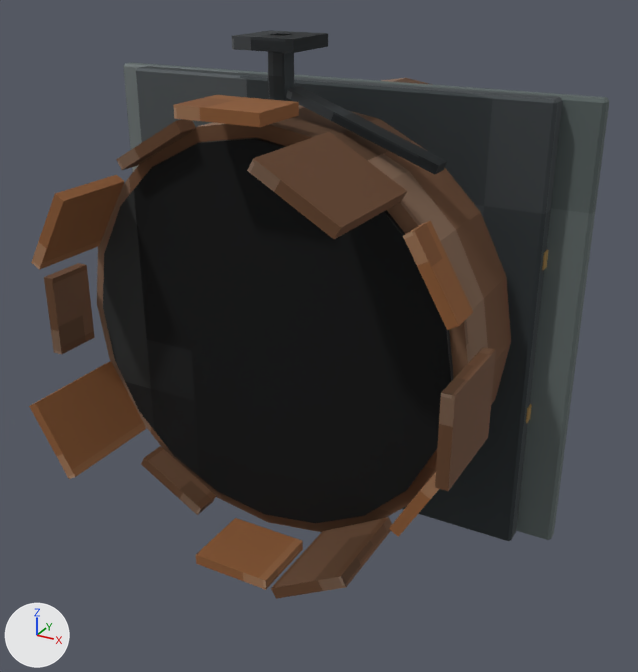
Two versions of the Blender file art/props-3d/props/sewer/source/sewer_outflow_pipe_broken.blend, one commit apart.
Both versions are drawn from a 50 mm camera at (1.51, -1.4, 3.45) aimed at (0.03, 1.29, 2.1). The axes (+X, +Y, +Z) are drawn at lower left. The lights are the same throughout. The picture after the commit comes second.

Names of what the first picture shows: 'Bore', 'SnappedStrap', 'Stub', 'Tooth00', 'Tooth01', 'Tooth02', 'Tooth03', 'Tooth04', 'Tooth05', 'Tooth06', 'Tooth07', 'Tooth08', 'Tooth09', 'Tooth10', 'Tooth11', 'WallFlange', 'WallPlate' and 4 more.
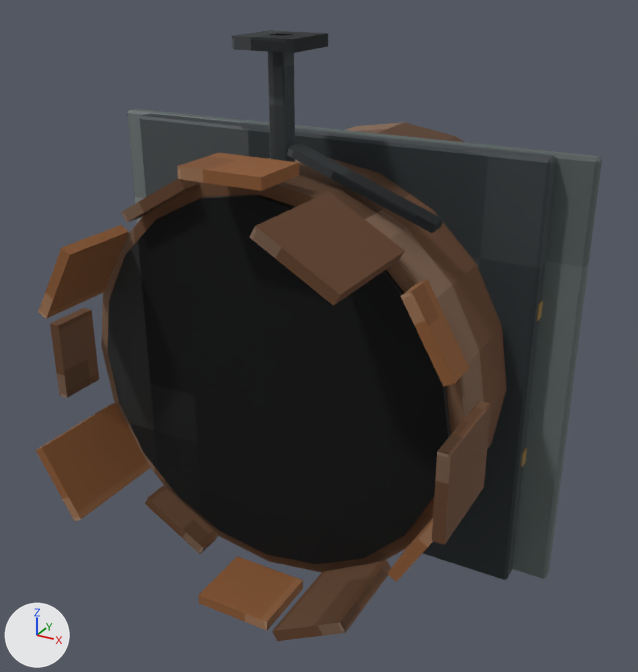
Where the newer file only moved an object's origin or applied its transform, the numbers keep the older frame.

Where the change shows, as pixel boxes [x1, y1, x2, y2] in the pictures (638 x 672 px):
'Bore', moved: before [103, 138, 454, 523]; after [107, 195, 451, 564]
'WallFlange', moved: before [136, 66, 563, 541]; after [140, 113, 556, 580]
'Stub', moved: before [97, 78, 511, 532]; after [101, 122, 507, 573]
'WallPlate', moved: before [123, 63, 609, 540]; after [127, 109, 602, 579]
'Tooth02', moved: before [247, 132, 407, 239]; after [250, 192, 405, 306]
'Tooth07', moved: before [29, 361, 147, 479]; after [36, 403, 150, 521]
'Tooth10', moved: before [271, 517, 392, 599]; after [272, 560, 391, 641]
'Tooth05', moved: before [31, 175, 125, 270]; after [38, 225, 129, 319]
'Tooth09', moved: before [196, 518, 303, 590]; after [198, 556, 303, 630]
'Tooth00', moved: before [435, 347, 496, 491]; after [432, 401, 491, 545]
'Tooth01', moved: before [403, 220, 473, 330]; after [401, 279, 469, 387]
'Tooth03', moved: before [173, 95, 299, 127]; after [177, 153, 299, 191]
'SnappedStrap', moved: before [286, 86, 447, 174]; after [287, 143, 444, 233]
'Tooth06', moved: before [44, 263, 95, 354]; after [50, 308, 99, 398]
'Tooth08', moved: before [141, 446, 216, 515]; after [145, 485, 218, 554]
'Tooth04', moved: before [116, 119, 196, 170]; after [121, 179, 199, 223]
'Tooth11', moved: before [389, 472, 439, 537]; after [387, 519, 433, 582]

Edits to the bpy script that builds the scene:
```text
Change ob_stub:
    ob_stub.location: (0.0, 1.525, 2.205) -> (0.0, 1.525, 2.022)
Change ob_wallplate:
    ob_wallplate.location: (0.0, 1.47, 2.205) -> (0.0, 1.47, 2.022)
Change ob_wallflange:
    ob_wallflange.location: (0.0, 1.4, 2.205) -> (0.0, 1.4, 2.022)
Change ob_tooth00:
    ob_tooth00.location: (0.8, 0.78, 2.205) -> (0.8, 0.78, 2.022)
Change ob_tooth01:
    ob_tooth01.location: (0.65, 0.89, 2.58) -> (0.65, 0.89, 2.397)
Change ob_tooth02:
    ob_tooth02.location: (0.375, 0.74, 2.854) -> (0.375, 0.74, 2.672)
Change ob_tooth03:
    ob_tooth03.location: (0.0, 0.84, 3.005) -> (0.0, 0.84, 2.822)
Change ob_tooth04:
    ob_tooth04.location: (-0.375, 0.91, 2.854) -> (-0.375, 0.91, 2.672)
Change ob_tooth05:
    ob_tooth05.location: (-0.65, 0.8, 2.58) -> (-0.65, 0.8, 2.397)
Change ob_tooth06:
    ob_tooth06.location: (-0.8, 0.86, 2.205) -> (-0.8, 0.86, 2.022)
Change ob_tooth07:
    ob_tooth07.location: (-0.65, 0.75, 1.83) -> (-0.65, 0.75, 1.647)
Change ob_tooth08:
    ob_tooth08.location: (-0.375, 0.9, 1.555) -> (-0.375, 0.9, 1.373)
Change ob_tooth09:
    ob_tooth09.location: (0.0, 0.82, 1.405) -> (0.0, 0.82, 1.222)
Change ob_tooth10:
    ob_tooth10.location: (0.375, 0.77, 1.555) -> (0.375, 0.77, 1.373)
Change ob_tooth11:
    ob_tooth11.location: (0.65, 0.88, 1.83) -> (0.65, 0.88, 1.647)
Change ob_bore:
    ob_bore.location: (0.0, 0.938, 2.205) -> (0.0, 0.938, 2.022)
Change ob_snappedstrap:
    ob_snappedstrap.location: (0.3, 1.1, 2.935) -> (0.3, 1.1, 2.752)
```
